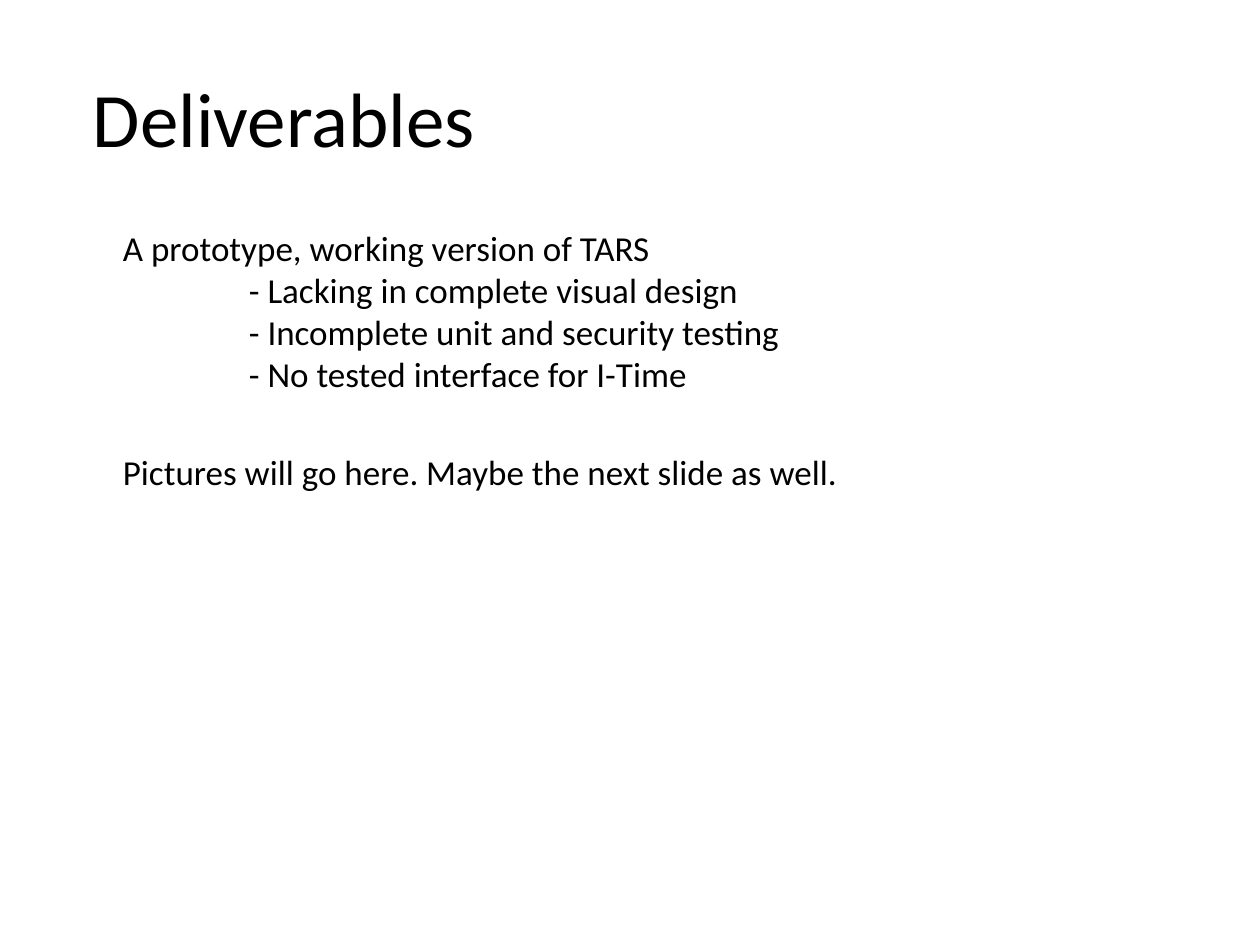
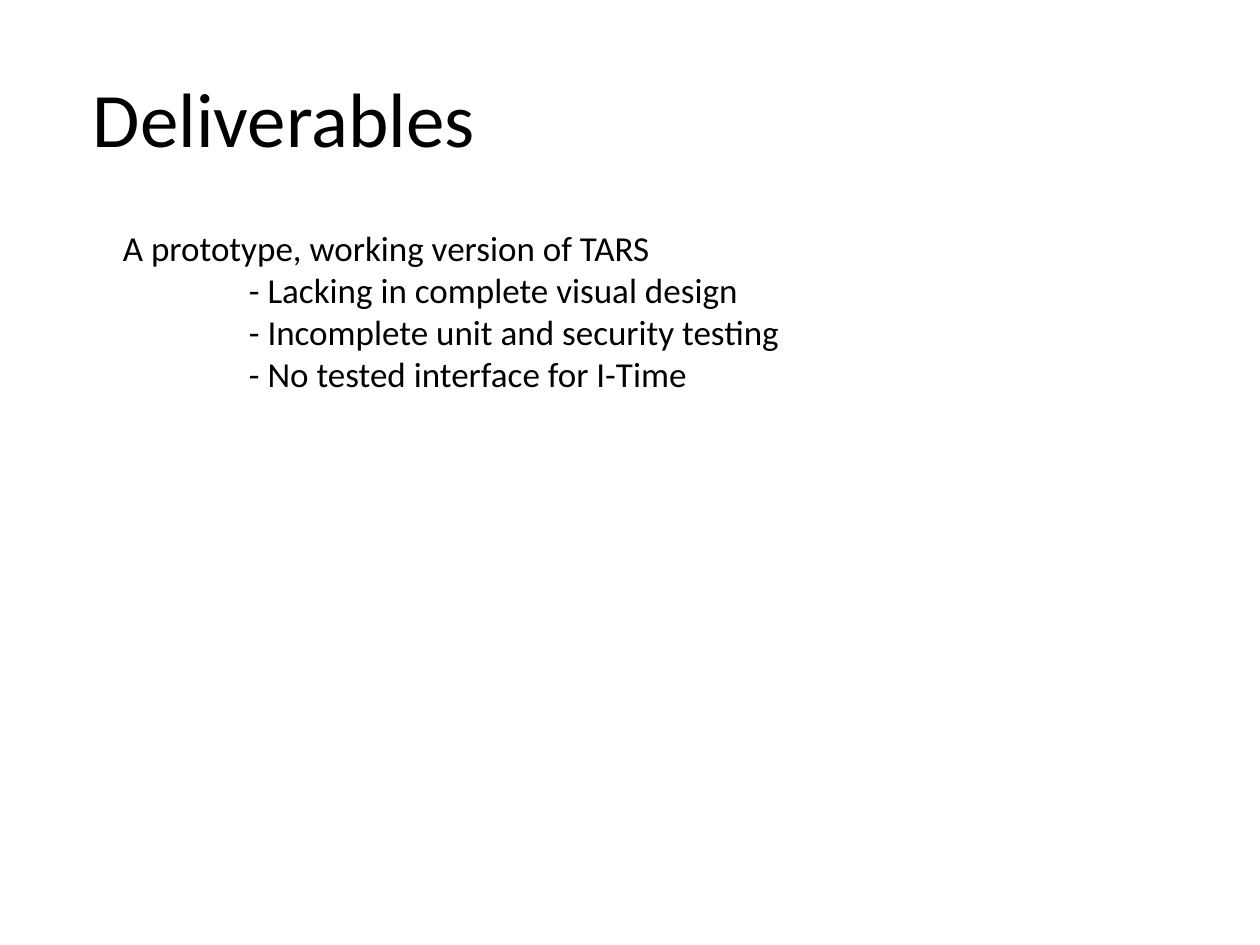
Before and after one commit to ICBM/TARS, a slide deck: slide 11 of doc/final_presentation.pptx. Drawn at 1260x945 pixels with LibreOffice and Linux fonts; fonts in the diff are those of the drawing; background and template pictures are left out. Boxes give left, top, right and bottom in pixels: in the first picture for what was removed or moved away, otherwise in the second. Text is boxed around its words. In the diff, an @@ line names an element or a change of style, - is before the commit and + after.

```diff
--- a/doc/final_presentation.pptx
+++ b/doc/final_presentation.pptx
@@ text at (x1=123, y1=460, x2=837, y2=491): paragraph removed @@
-Pictures will go here. Maybe the next slide as well.
```
Also in this commit, not shown: 2 other slides changed, 12 other files.
